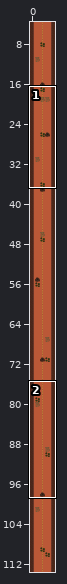
Tiled map -- assets/maps/Level1.tmx. Above, an overview of the earlier version with the close-up marked.
Close-up. As it was:
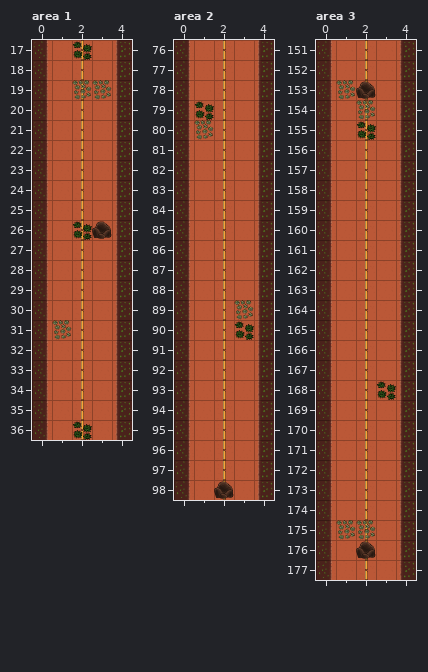
Cells are 64x64 px. Shown: area 1 x 0..4, y 17..36; area 2 x 0..4, y 76..98; area 3 x 0..4, y 151..177. The commit also changed other parts of the map, which this record leaves out.
And afterwards:
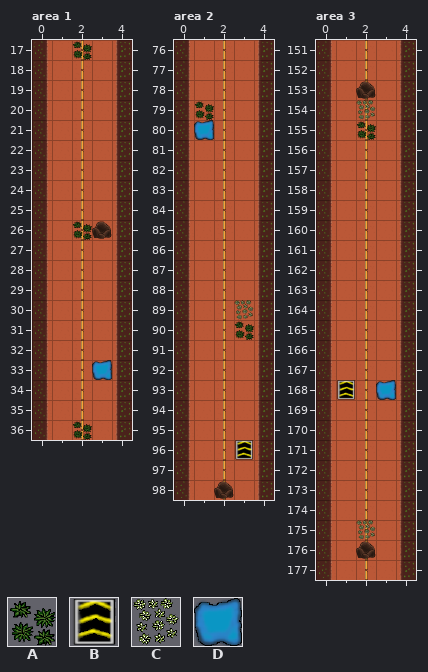
Key: from "level1_tileset": A 2, B 5, C 6, D 8.
_ is an empty cell.
Tiles of an added or newly shown layer are drawn over the layers below it.
What changed:
Layer "Object1", area 1:
y 19: x 2..3 CC -> __
y 31: x 1 C -> _
Layer "Puddles" (added), area 1:
y 33: x 3 _ -> D
Layer "Object1", area 2:
y 80: x 1 C -> _
Layer "Puddles" (added), area 2:
y 80: x 1 _ -> D
Layer "SpeedRamp" (added), area 2:
y 96: x 3 _ -> B
Layer "Object1", area 3:
y 153: x 1 C -> _
y 168: x 3 A -> _
y 175: x 1 C -> _
Layer "Puddles" (added), area 3:
y 168: x 3 _ -> D
Layer "SpeedRamp" (added), area 3:
y 168: x 1 _ -> B
